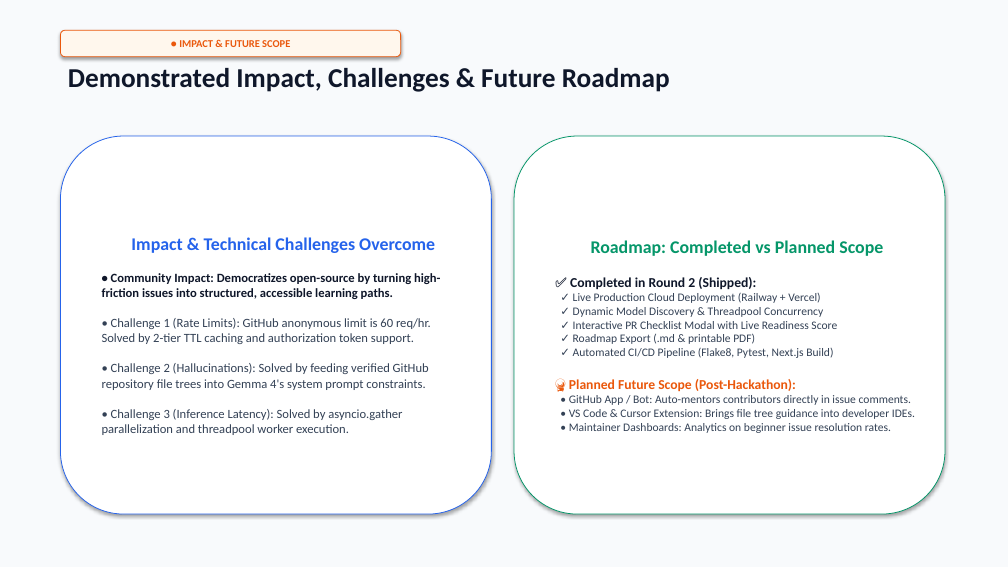
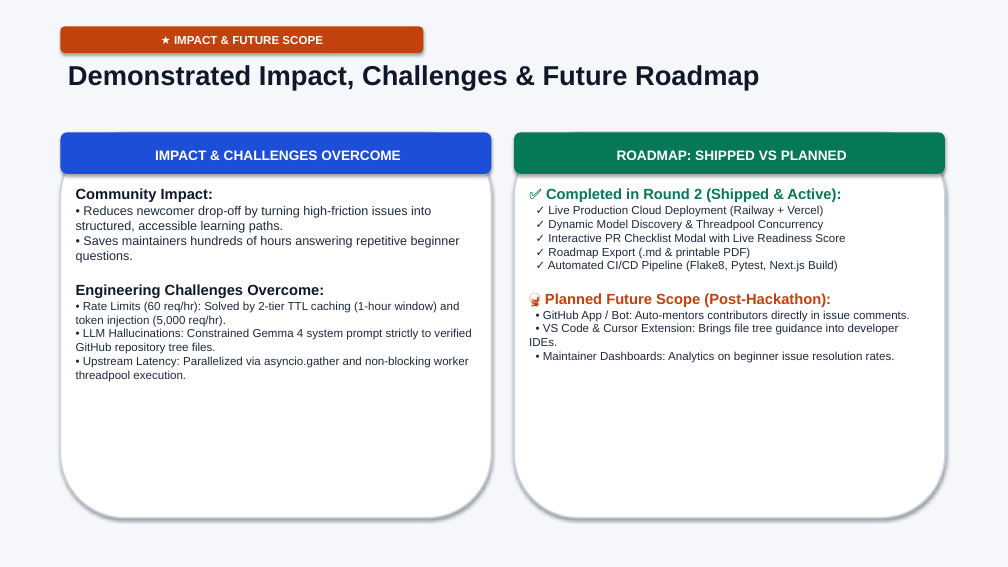
Before and after one commit to AsmitAnand/HacktoberFest-Team-GrandCoders, a slide deck: slide 7 of docs/Hacktoberfest_Copilot_Round2_Presentation.pptx. Drawn at 1008x567 pixels with LibreOffice and Linux fonts; fonts in the diff are those of the drawing. Boxes give left, top, right and bottom in pixels: in the first picture for what was removed or moved away, otherwise in the second. Text is boxed around its words. In the diff, an @@ line names an element or a change of style, - is before the commit and + after.

Commit message:
style: enhance slide deck with high contrast text, flowcharts, and architecture diagram

```diff
--- a/docs/Hacktoberfest_Copilot_Round2_Presentation.pptx
+++ b/docs/Hacktoberfest_Copilot_Round2_Presentation.pptx
@@ rectangle at (0, 0, 1008, 567): fill #F8FAFC to #F5F7FA @@
@@ rounded rectangle "★ IMPACT & FUTURE SCOPE": place and size @@
-rounded rectangle "★ IMPACT & FUTURE SCOPE" at (60, 30, 401, 57)
+rounded rectangle "★ IMPACT & FUTURE SCOPE" at (60, 26, 423, 53)
@@ rounded rectangle "★ IMPACT & FUTURE SCOPE" at (60, 26, 423, 53): fill #FFF7ED to #C2410C; outline #EA580C 0.75 pt to none @@
@@ text "Demonstrated Impact, Challenges & Future ..." at (68, 65, 759, 90): font Calibri to Arial @@
@@ text in rounded rectangle at (174, 36, 322, 44): text changed; size 10 to 11 pt; font Calibri to Arial; text colour #EA580C to #FFFFFF @@
-● IMPACT & FUTURE SCOPE
+★ IMPACT & FUTURE SCOPE
@@ rounded rectangle: place and size @@
-rounded rectangle at (60, 136, 492, 514)
+rounded rectangle at (60, 132, 492, 518)
@@ rounded rectangle at (60, 132, 492, 518): outline #2563EB 0.75 pt to #CBD5E1 1.5 pt @@
@@ rounded rectangle added at (60, 132, 492, 174), fill #1D4ED8, 13 pt, text #FFFFFF, bold @@
+IMPACT & CHALLENGES OVERCOME
@@ rounded rectangle added at (514, 132, 945, 518), fill #FFFFFF, outline #CBD5E1 1.5 pt @@
@@ rounded rectangle added at (514, 132, 945, 174), fill #047857, 13 pt, text #FFFFFF, bold @@
+ROADMAP: SHIPPED VS PLANNED
@@ text "✅ Completed in Round 2 ...": place and size @@
-text "✅ Completed in Round 2 ..." at (514, 136, 945, 514)
+text "✅ Completed in Round 2 ..." at (529, 188, 910, 363)
@@ text "✅ Completed in Round 2 ..." at (529, 188, 910, 363): vertical alignment middle to top; fill #FFFFFF to none; outline #059669 0.75 pt to none; shadow off @@
@@ text added at (76, 188, 471, 382), 11 pt, text #1E293B @@
+Community Impact:
+• Reduces newcomer drop-off by turning high-friction issues into structured, accessible learning paths.
+• Saves maintainers hundreds of hours answering repetitive beginner questions.
+Engineering Challenges Overcome:
+• Rate Limits (60 req/hr): Solved by 2-tier TTL caching (1-hour window) and token injection (5,000 req/hr).
+• LLM Hallucinations: Constrained Gemma 4 system prompt strictly to verified GitHub repository tree files.
+• Upstream Latency: Parallelized via asyncio.gather and non-blocking worker threadpool execution.
@@ text at (529, 205, 910, 363): font Calibri to Arial; text colour #334155 to #1E293B in "✓ Live Production Cloud Deployment (Railway + ...", "✓ Dynamic Model Discovery & Threadpool Concurrency", "✓ Interactive PR Checklist Modal with Live ...", "✓ Roadmap Export (.md & printable PDF)" and 4 more places; size 13 to 14 pt, text colour #EA580C to #C2410C in "🔮 Planned Future Scope (Post-Hackathon):" @@
@@ text at (546, 188, 841, 202): text changed; size 17 to 14 pt; font Calibri to Arial; text colour #059669 to #047857 @@
-Roadmap: Completed vs Planned Scope
-✅ Completed in Round 2 (Shipped):
+✅ Completed in Round 2 (Shipped & Active):
@@ text in rounded rectangle at (102, 237, 440, 435): text removed @@
-Impact & Technical Challenges Overcome
-• Community Impact: Democratizes open-source by turning high-friction issues into structured, accessible learning paths.
-• Challenge 1 (Rate Limits): GitHub anonymous limit is 60 req/hr. Solved by 2-tier TTL caching and authorization token support.
-• Challenge 2 (Hallucinations): Solved by feeding verified GitHub repository file trees into Gemma 4's system prompt constraints.
-• Challenge 3 (Inference Latency): Solved by asyncio.gather parallelization and threadpool worker execution.
```
Also in this commit, not shown: 7 other slides changed.
